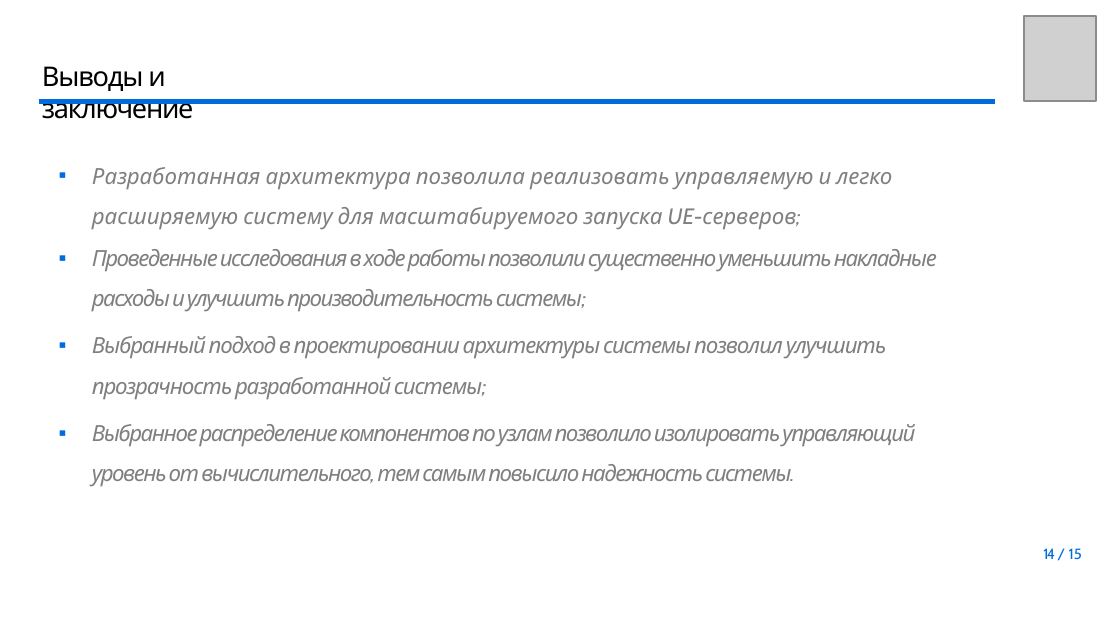
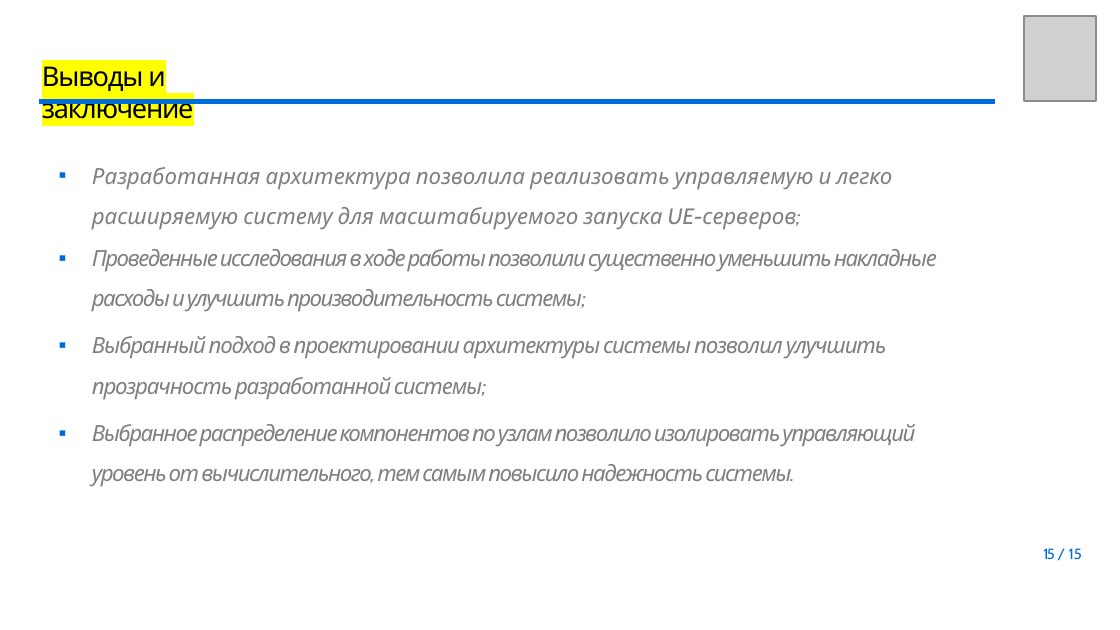
Before and after one commit to youngB0rrov/bmstu_doc, a slide deck: slide 15 of Master/Diploma/presentation/Презентация.pptx (slide 14 before the commit). Drawn at 1120x630 pixels with LibreOffice and Linux fonts; fonts in the diff are those of the drawing; grey boxes stand for pictures; background and template pictures are left out. Boxes give left, top, right and bottom in pixels: in the first picture for what was removed or moved away, otherwise in the second. Text is boxed around its words. In the diff, an @@ line names an element or a change of style, - is before the commit and + after.

```diff
--- a/Master/Diploma/presentation/Презентация.pptx
+++ b/Master/Diploma/presentation/Презентация.pptx
@@ title "Выводы и заключение" at bbox=[42, 66, 194, 119]: highlight none to #FFFF00 @@
@@ page number at bbox=[1043, 548, 1082, 559]: text changed @@
-14 / 15
+15 / 15
```
Also in this commit, not shown: 6 other slides changed, 1 slide added, 1 slide removed.
